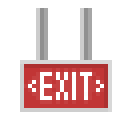
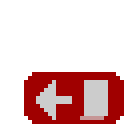
Before/after of a w=128, h=128 layered artwork. What changed in the layer stack:
removed layer "Layer 3" (was 30%) over (24, 68, 104, 104)
removed layer "Layer 6" over (36, 8, 84, 60)
removed layer "Layer 5" (was 20%) over (44, 8, 92, 60)
removed layer "Layer 4" (was 10%) over (24, 64, 108, 108)
removed layer "Layer 2" over (20, 8, 112, 112)
added layer "Layer 8" above "Layer 7" over (36, 80, 108, 120)
added layer "Layer 7" above "Layer 1" over (24, 72, 124, 124)
